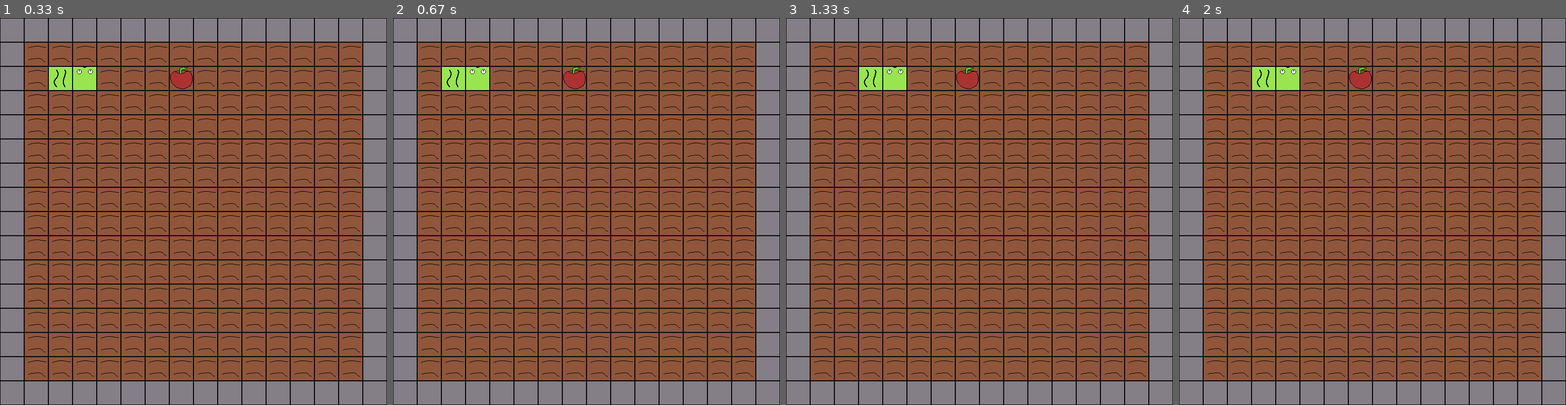
Above: before the commit, frames 1-4 (left to right).
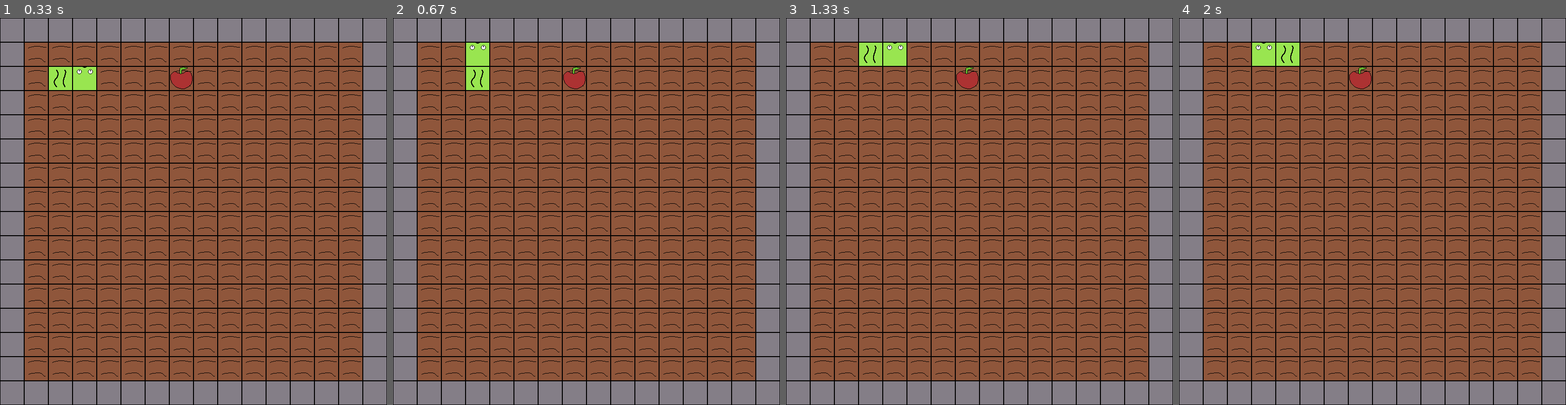
Above: after the commit, the same moments.

Repository: Huikke/Pygame-minigames
Game: pygame game, started from Snake/game.py
The game is run twice, just before and just after one commit, with the same random seed, the same clock (stepped at 60 frames per second) and the same inputs.
Inputs:
- Up to frame 1 (0.33 s): no input
- Up to frame 2 (0.67 s): tap W at 0.33 s
- Up to frame 3 (1.33 s): hold Right 0.67-1.13 s
- Up to frame 4 (2 s): tap A at 1.5 s; hold Right from 1.83 s (still down)

Frame 1 is identical in both runs. In frame 2, 0.8% of the frame differs, in the area x 12-25%, y 6-19%; in frame 3, 1.4%, in the area x 18-32%, y 6-19%; in frame 4, 1.4%.

Commit message:
implemented apple eating and growing

Diff:
--- a/Snake/game.py
+++ b/Snake/game.py
@@ -1,6 +1,17 @@
 import pygame
 import sys
 from random import randint
+
+# Set Apple location
+def spawn_apple():
+    while True:
+        apple_x = randint(1,15)
+        apple_y = randint(1,15)
+        if board[apple_x][apple_y] != 0:
+            continue
+        else:
+            board[apple_x][apple_y] = "a"
+            return apple_x, apple_y
 
 pygame.init()
 screen = pygame.display.set_mode((800,800))
@@ -37,15 +48,7 @@
 fps_timer = 0
 
 # Ready()
-# Set Apple location
-while True:
-    apple_x = randint(1,15)
-    apple_y = randint(1,15)
-    if apple_x == 2 and apple_y == 2 or apple_x == 2 and apple_y == 3:
-        continue
-    else:
-        break
-board[apple_x][apple_y] = "a"
+apple_x, apple_y = spawn_apple()
 
 # Process()
 while True:
@@ -54,6 +57,9 @@
         if event.type == pygame.QUIT:
             pygame.quit()
             sys.exit()
+
+    # Gameplay related variables
+    grow = False
 
     # Blit walls
     for i in range(0,800,50):
@@ -70,13 +76,14 @@
     # Blit snake
     for i in range(1,15):
         for j in range(1,15):
-            if board[i][j] != 0:
-                if board[i][j] == snake_len:
-                    screen.blit(snake_head,(j*50,i*50))
-                elif board[i][j] == "a":
-                    screen.blit(apple,(apple_y*50,apple_x*50))
-                else:
-                    screen.blit(snake_body,(j*50,i*50))
+            if board[i][j] == 0:
+                continue
+            elif board[i][j] == snake_len:
+                screen.blit(snake_head,(j*50,i*50))
+            elif board[i][j] == "a":
+                screen.blit(apple,(apple_y*50,apple_x*50))
+            else:
+                screen.blit(snake_body,(j*50,i*50))
 
     # Observes keys
     key_down = pygame.key.get_pressed()
@@ -90,17 +97,31 @@
         direction = (-1, 0)
 
     # Movement
-    if fps_timer == 60:
+    if fps_timer == 30:
         fps_timer = 0
+
+        # check head location
         for i in range(1,15):
             for j in range(1,15):
-                if board[i][j] != 0 and board[i][j] != "a":
-                    board[i][j] -= 1
-        for i in range(1,15):
-            for j in range(1,15):
-                if board[i][j] == snake_len - 1:
-                    print(i + direction[0], j + direction[1])
-                    board[i + direction[0]][j + direction[1]] = snake_len
+                if board[i][j] == snake_len:
+                    next_tile = (i + direction[0], j + direction[1])
+                    # If apple is eaten
+                    if board[i + direction[0]][j + direction[1]] == "a":
+                        grow = True
+                        snake_len += 1
+
+        # does depending if apple is eaten
+        if not grow:
+            for i in range(1,15):
+                for j in range(1,15):
+                    if board[i][j] != 0 and board[i][j] != "a":
+                        board[i][j] -= 1
+        else:
+            apple_x, apple_y = spawn_apple()
+
+        # places head to next tile
+        board[next_tile[0]][next_tile[1]] = snake_len
+
         # debug
         for i in board:
             print(i)
